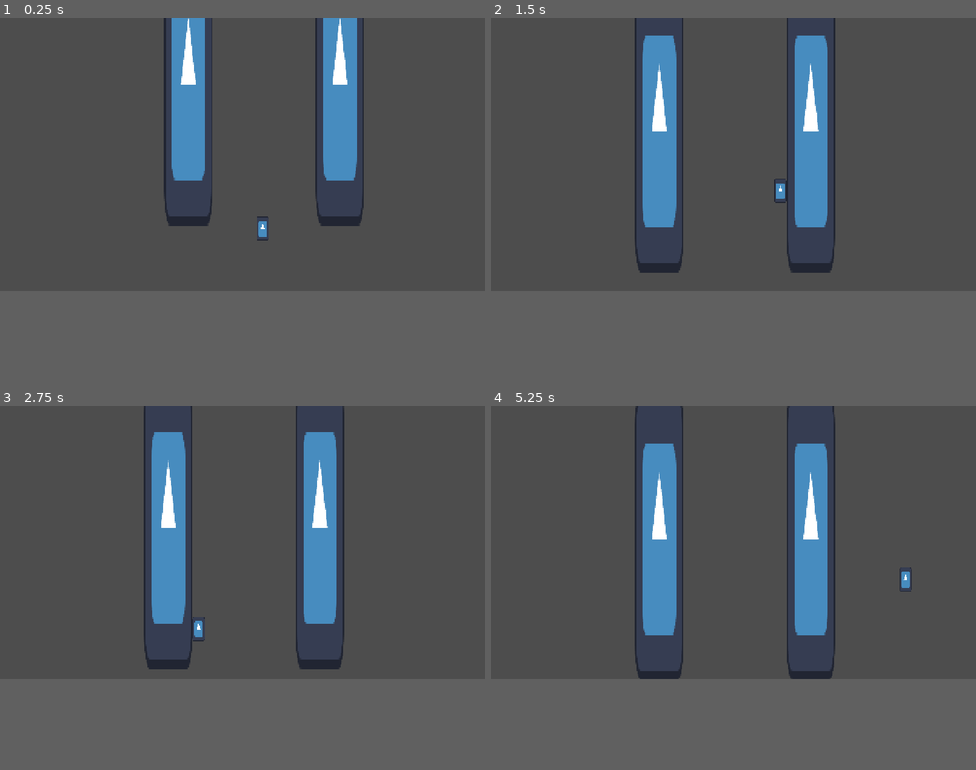
Above: before the commit, frames 1-4 (two rows, left to right).
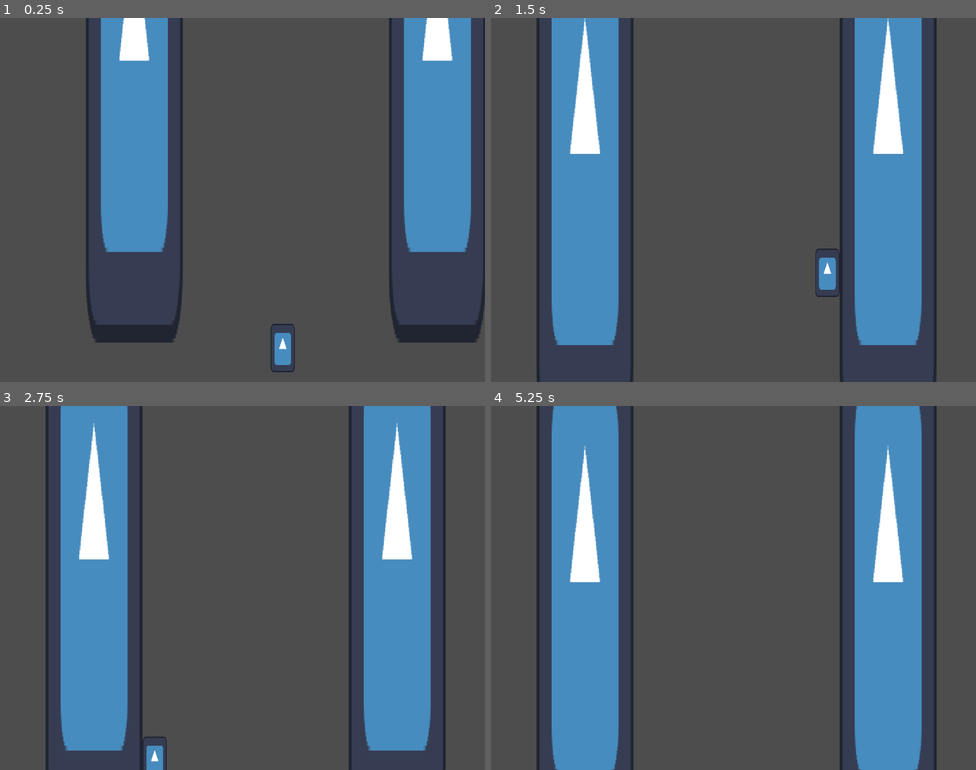
Above: after the commit, the same moments.

Repository: Rubicsoft/Project-Pair
Game: Godot game, scene res://Scene/Prototype_Scene/starter_scene.tscn
The game is run twice, just before and just after one commit, with the same random seed, the same clock (stepped at 60 frames per second) and the same inputs. The engine's default icon, where the game draws it, is replaced by a stand-in: a white triangle on a blue panel in a dark square.
Inputs:
- Up to frame 1 (0.25 s): no input
- Up to frame 2 (1.5 s): tap Enter (ui_accept) at 0.5, 0.77 s; hold D (move_right) from 0.53 s (still down)
- Up to frame 3 (2.75 s): tap Enter (ui_accept) at 1.52 s; release D (move_right) at 2.03 s; hold A (move_left) from 2.03 s (still down)
- Up to frame 4 (5.25 s): release A (move_left) at 2.78 s; hold D (move_right) 2.78-4.28 s; tap Enter (ui_accept) at 3.02, 3.77, 4.52 s; hold A (move_left) 4.28-5.03 s; hold D (move_right) from 5.03 s (still down)
In our replay, the window is 800x450 before the commit and 800x600 after it. These sizes can differ from the game's own. Grey fills any space a smaller window leaves; there, only what the larger window draws over its background counts as a difference.

The runs differ from the first frame. In frame 1, 29% of the frame differs, in the area x 17-100%, y 0-98%; in frame 2, 36%; in frame 3, 38%; in frame 4, 39%, in the area x 9-92%, y 0-100%.

Commit message:
Updated window setting

Diff:
--- a/project.godot
+++ b/project.godot
@@ -28,8 +28,10 @@
 
 [display]
 
-window/size/viewport_width=1280
-window/size/viewport_height=720
+window/size/viewport_width=640
+window/size/viewport_height=480
+window/size/window_width_override=1280
+window/size/window_height_override=720
 window/stretch/mode="canvas_items"
 window/stretch/aspect="expand"
 
